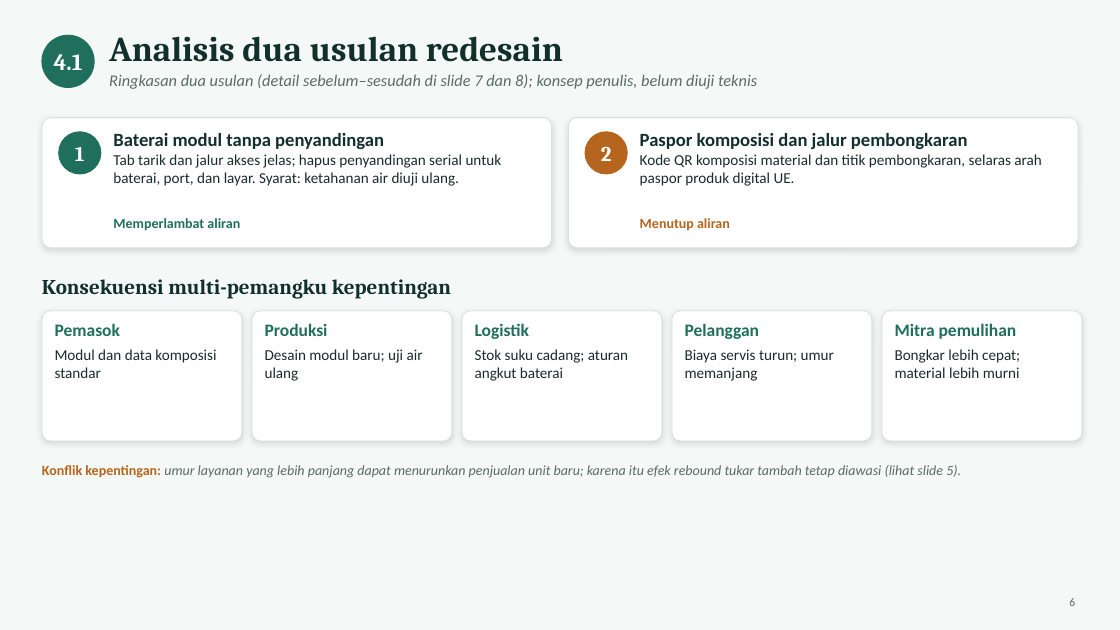
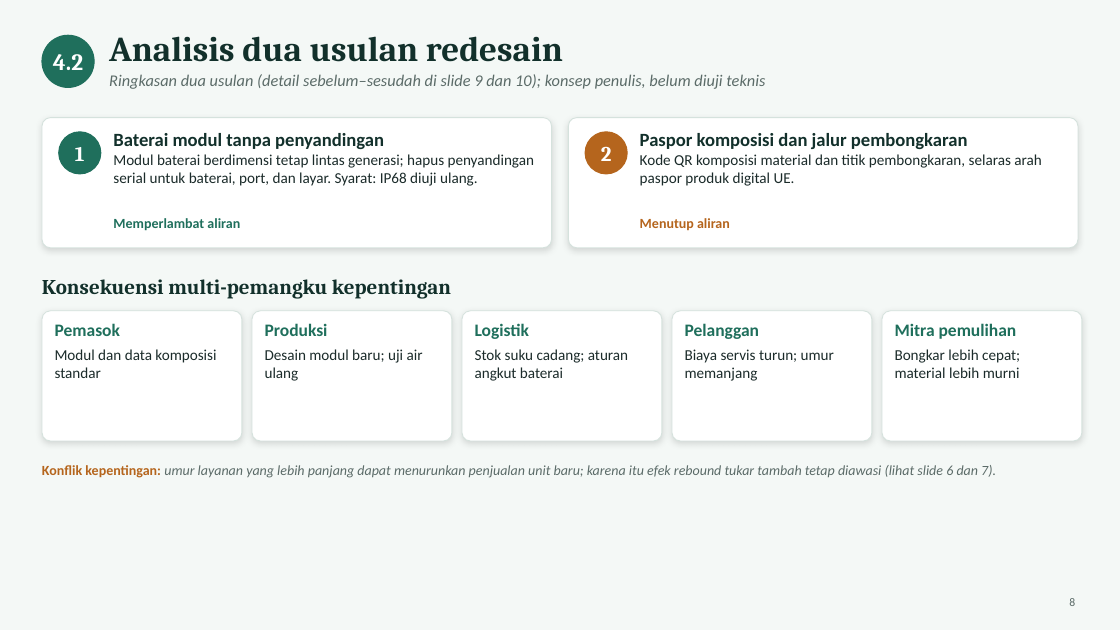
Before and after one commit to farhansech/EXACOUNT, a slide deck: slide 8 of Tugas_Week_5_Revisi-Francisco_Correia_Soares_164125002.pptx (slide 6 before the commit). Drawn at 1120x630 pixels with LibreOffice and Linux fonts; fonts in the diff are those of the drawing. Boxes give left, top, right and bottom in pixels: in the first picture for what was removed or moved away, otherwise in the second. Text is boxed around its words. In the diff, an @@ line names an element or a change of style, - is before the commit and + after.

```diff
--- a/Tugas_Week_5_Revisi-Francisco_Correia_Soares_164125002.pptx
+++ b/Tugas_Week_5_Revisi-Francisco_Correia_Soares_164125002.pptx
@@ text at [53,54,83,70]: text changed @@
-4.1
+4.2
@@ text at [109,74,765,89]: text changed @@
-Ringkasan dua usulan (detail sebelum–sesudah di slide 7 dan 8); konsep penulis, belum diuji teknis
+Ringkasan dua usulan (detail sebelum–sesudah di slide 9 dan 10); konsep penulis, belum diuji teknis
@@ text at [113,154,534,186]: text changed @@
-Tab tarik dan jalur akses jelas; hapus penyandingan serial untuk baterai, port, dan layar. Syarat: ketahanan air diuji ulang.
+Modul baterai berdimensi tetap lintas generasi; hapus penyandingan serial untuk baterai, port, dan layar. Syarat: IP68 diuji ulang.
@@ text at [42,465,996,478]: text changed @@
-Konflik kepentingan: umur layanan yang lebih panjang dapat menurunkan penjualan unit baru; karena itu efek rebound tukar tambah tetap diawasi (lihat slide 5).
+Konflik kepentingan: umur layanan yang lebih panjang dapat menurunkan penjualan unit baru; karena itu efek rebound tukar tambah tetap diawasi (lihat slide 6 dan 7).
```
Also in this commit, not shown: 7 other slides changed, 2 slides added.
